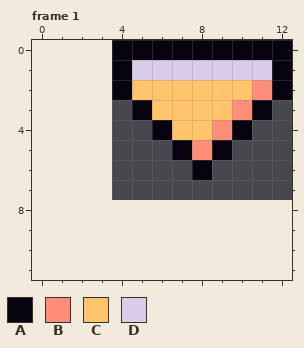
Pixel-art file, stored at art/office/floor-cursor.aseprite. That is the earlier state.
9x8 pixels, 2 frames. Shown: frame 1. The old version is drawn lined up with the new one, on the new canvas. The commit also changed other frames, which this record leaves out.
Palette (. is transparent): A #07040f  B #ff8e78  C #ffc46c  D #d9cde9
Pixels before, frame 1, first column x 4:
0 AAAAAAAAA
1 ADDDDDDDA
2 ACCCCCCBA
3 .ACCCCBA.
4 ..ACCBA..
5 ...ABA...
6 ....A....
And afterwards:
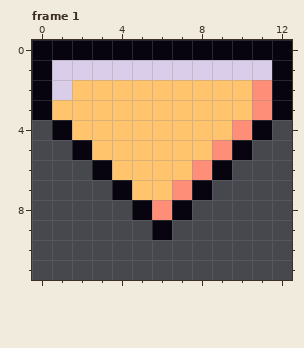
The exact change:
canvas 9x8 -> 13x12, the old top-left corner now at 4,0
Changed rows in their new state; - is an unchanged pixel.
Frame 1:
first column x 0:
 0 AAAA---------
 1 ADDDD--------
 2 ADCCC--------
 3 ACCCCC----CBA
 4 -ACCCCC--CBA-
 5 --ACCCCCCBA--
 6 ---ACCCCBA---
 7 ----ACCBA----
 8 -----ABA-----
 9 ------A------
Where, in picture pixels (left, top, right, bottom), the same in both pictures:
changed: (32, 40, 292, 240)
